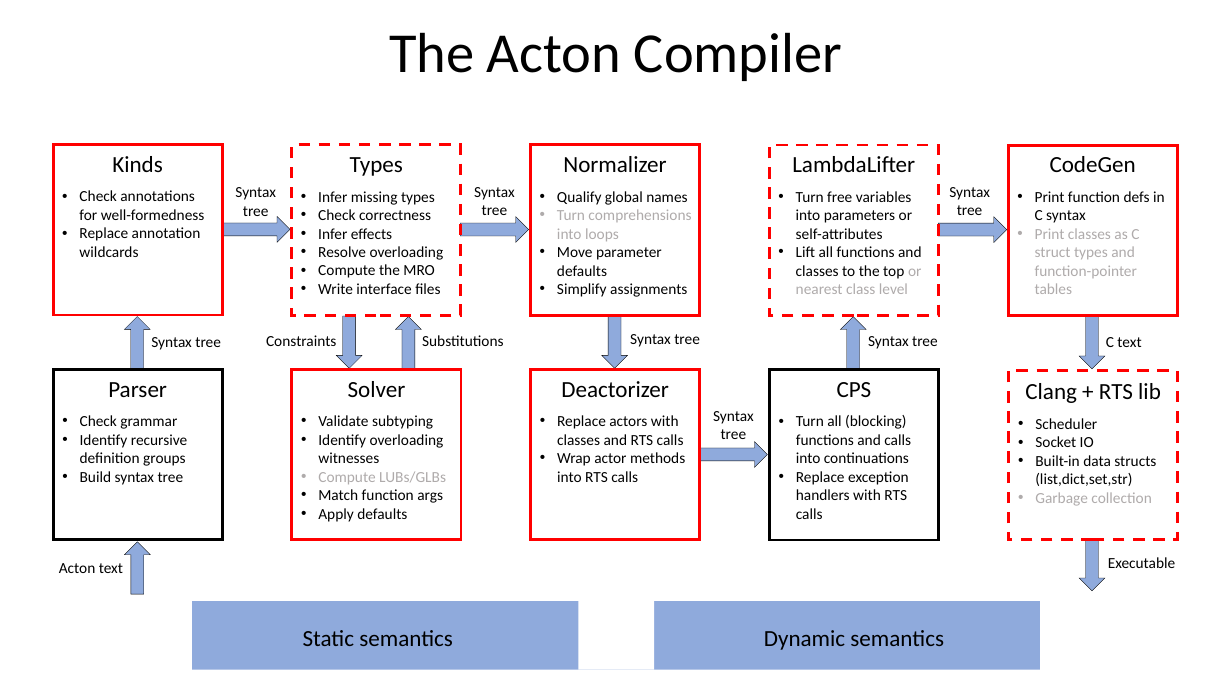
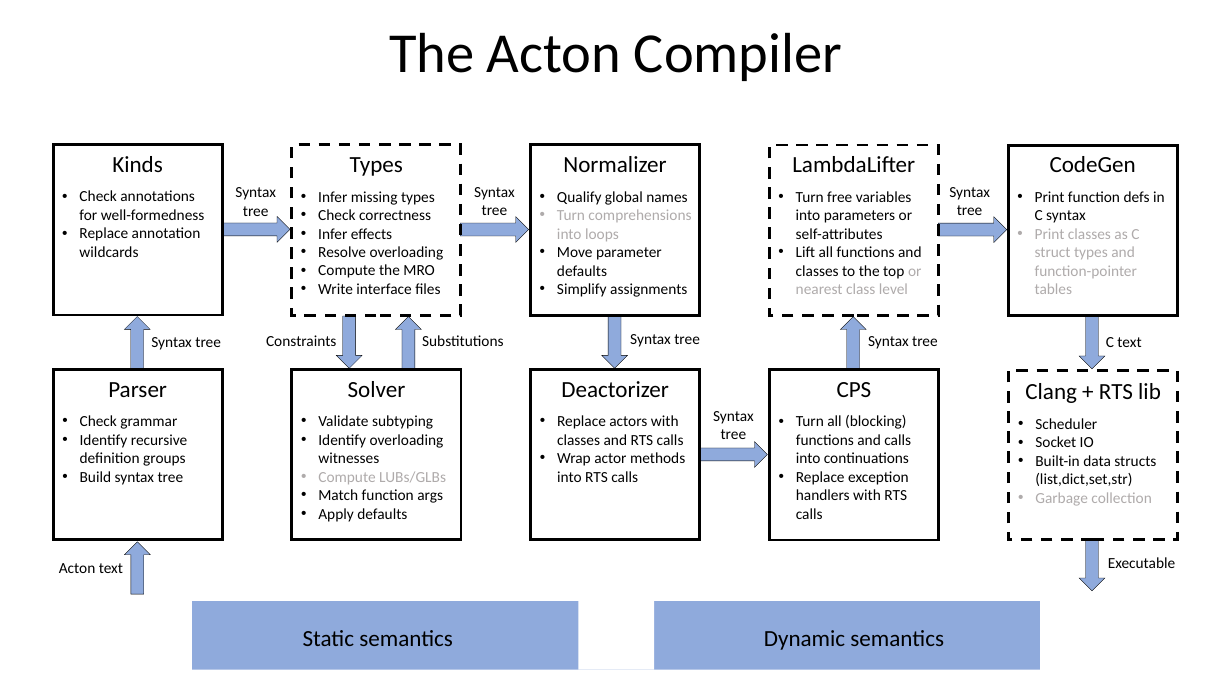
Before and after one commit to actonlang/acton, a slide deck: slide 1 of ActonCompiler.pptx. Drawn at 1232x693 pixels with LibreOffice and Linux fonts; fonts in the diff are those of the drawing. Boxes give left, top, right and bottom in pixels: in the first picture for what was removed or moved away, otherwise in the second. Text is boxed around its words. In the diff, an @@ line names an element or a change of style, - is before the commit and + after.

Commit message:
Recent compiler slides update.

```diff
--- a/ActonCompiler.pptx
+++ b/ActonCompiler.pptx
@@ outline #FF0000 2.25 pt to #000000 2.25 pt in 5 elements at (53, 145, 222, 315), (531, 145, 700, 315), (292, 370, 461, 540), (531, 370, 700, 540), (1008, 145, 1177, 315) @@
@@ outline #FF0000 2.25 pt dashed to #000000 2.25 pt dashed in 3 elements at (292, 145, 461, 315), (770, 145, 939, 315), (1008, 371, 1177, 540) @@
```
Also in this commit, not shown: 1 other slide changed, 5 slides added.
